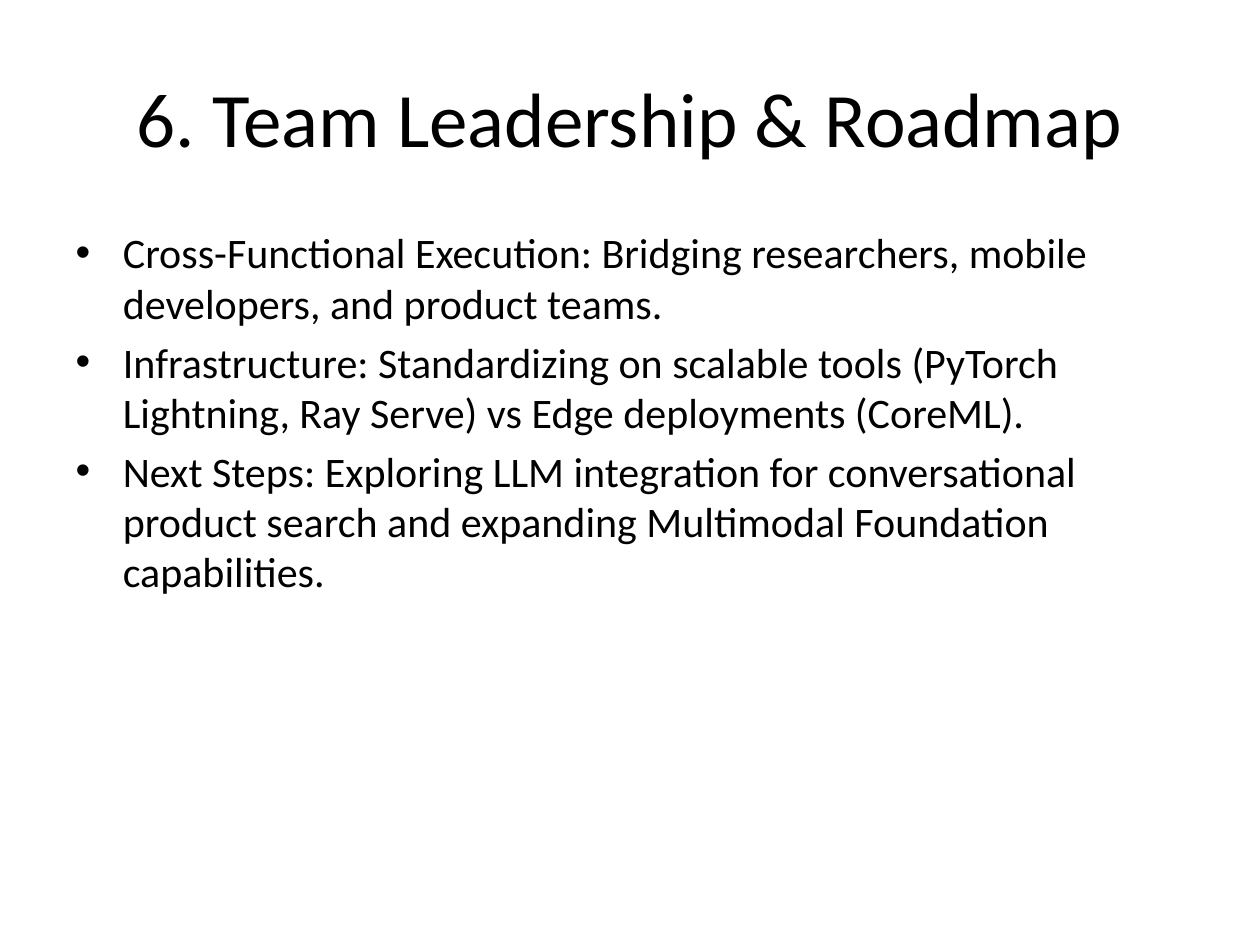
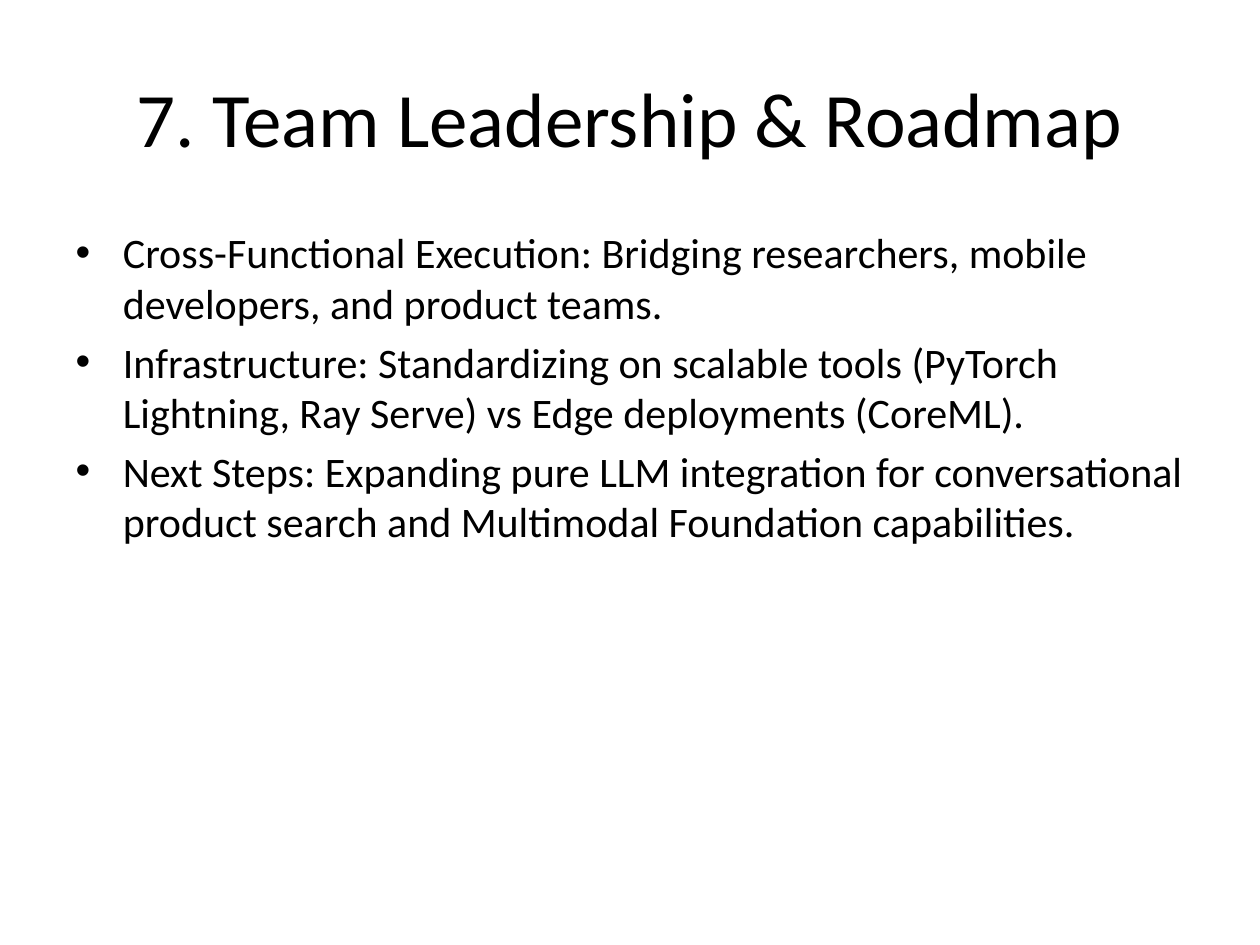
Before and after one commit to sadjadasghari/ProductRecommendation, a slide deck: slide 8 of apple_siml_interview_presentation.pptx. Drawn at 1260x945 pixels with LibreOffice and Linux fonts; fonts in the diff are those of the drawing. Boxes give left, top, right and bottom in pixels: in the first picture for what was removed or moved away, otherwise in the second. Text is boxed around its words. In the diff, an @@ line names an element or a change of style, - is before the commit and + after.

```diff
--- a/apple_siml_interview_presentation.pptx
+++ b/apple_siml_interview_presentation.pptx
@@ title at box(137, 93, 1122, 160): text changed @@
-6. Team Leadership & Roadmap
+7. Team Leadership & Roadmap
@@ text at box(123, 457, 1182, 544): text changed @@
-• Next Steps: Exploring LLM integration for conversational product search and expanding Multimodal Foundation capabilities.
+• Next Steps: Expanding pure LLM integration for conversational product search and Multimodal Foundation capabilities.
```
Also in this commit, not shown: 5 other slides changed, 11 other files.
